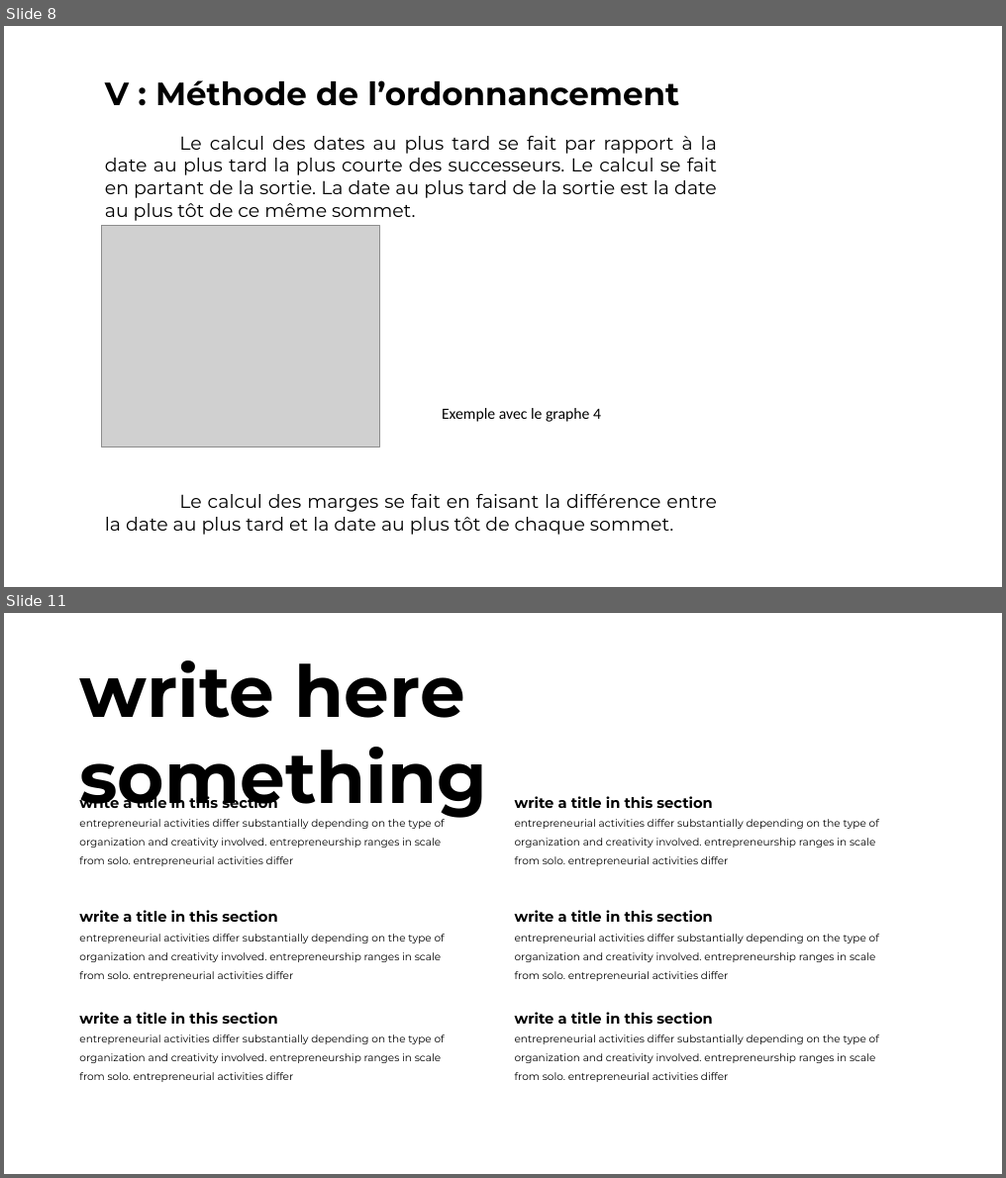
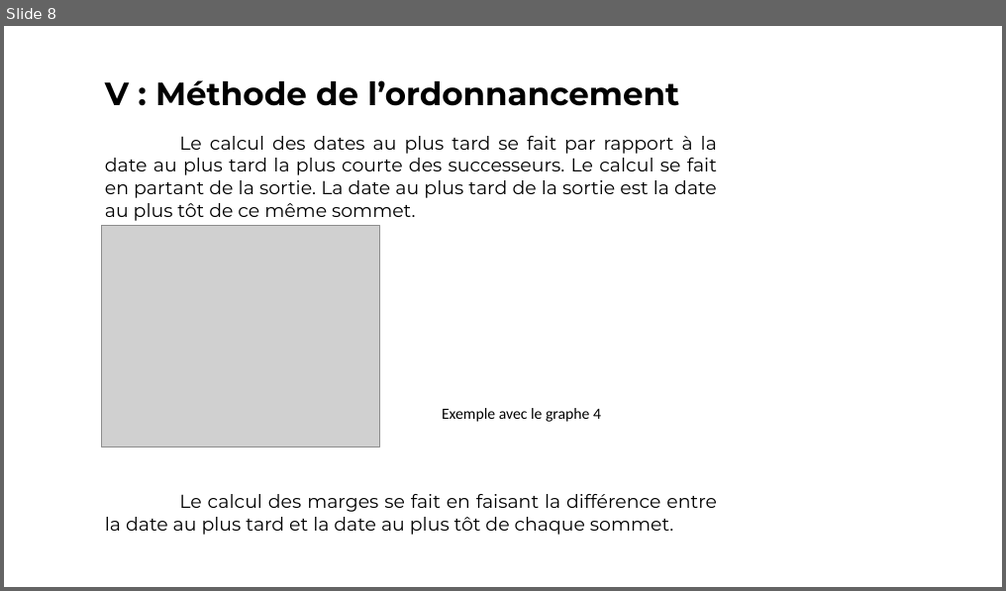
Before and after one commit to vincentdbs/ProjetTheorieDesGraphes, a slide deck: Soutenance.pptx. Shown one above the other, each under a label of ours: slides 8 and 11 before the commit, slide 8 after it; the slides between them are not shown. The pictures are 1006x1178 and 1006x591 pixels, drawn with LibreOffice and Linux fonts; fonts in the diff are those of the drawing; grey boxes stand for pictures. Boxes give left, top, right and bottom in pixels: in the first picture for what was removed or moved away, otherwise in the second. Text is boxed around its words. In the diff, an @@ line names an element or a change of style, - is before the commit and + after.

```diff
--- a/Soutenance.pptx
+++ b/Soutenance.pptx
@@ slide 11 removed at (4,613,1002,1174), background #FFFFFF @@
@@ text removed at (79,661,487,821) @@
-write here something
@@ text removed at (79,794,445,866) @@
-write a title in this section
-entrepreneurial activities differ substantially depending on the type of organization and creativity involved. entrepreneurship ranges in scale from solo. entrepreneurial activities differ
@@ text removed at (515,796,879,866) @@
-write a title in this section
-entrepreneurial activities differ substantially depending on the type of organization and creativity involved. entrepreneurship ranges in scale from solo. entrepreneurial activities differ
@@ text removed at (79,910,445,981) @@
-write a title in this section
-entrepreneurial activities differ substantially depending on the type of organization and creativity involved. entrepreneurship ranges in scale from solo. entrepreneurial activities differ
@@ text removed at (515,910,879,981) @@
-write a title in this section
-entrepreneurial activities differ substantially depending on the type of organization and creativity involved. entrepreneurship ranges in scale from solo. entrepreneurial activities differ
@@ text removed at (79,1012,445,1082) @@
-write a title in this section
-entrepreneurial activities differ substantially depending on the type of organization and creativity involved. entrepreneurship ranges in scale from solo. entrepreneurial activities differ
@@ text removed at (515,1012,879,1082) @@
-write a title in this section
-entrepreneurial activities differ substantially depending on the type of organization and creativity involved. entrepreneurship ranges in scale from solo. entrepreneurial activities differ
```
Also in this commit, not shown: 3 slides changed, 4 other slides removed, 1 other file.
